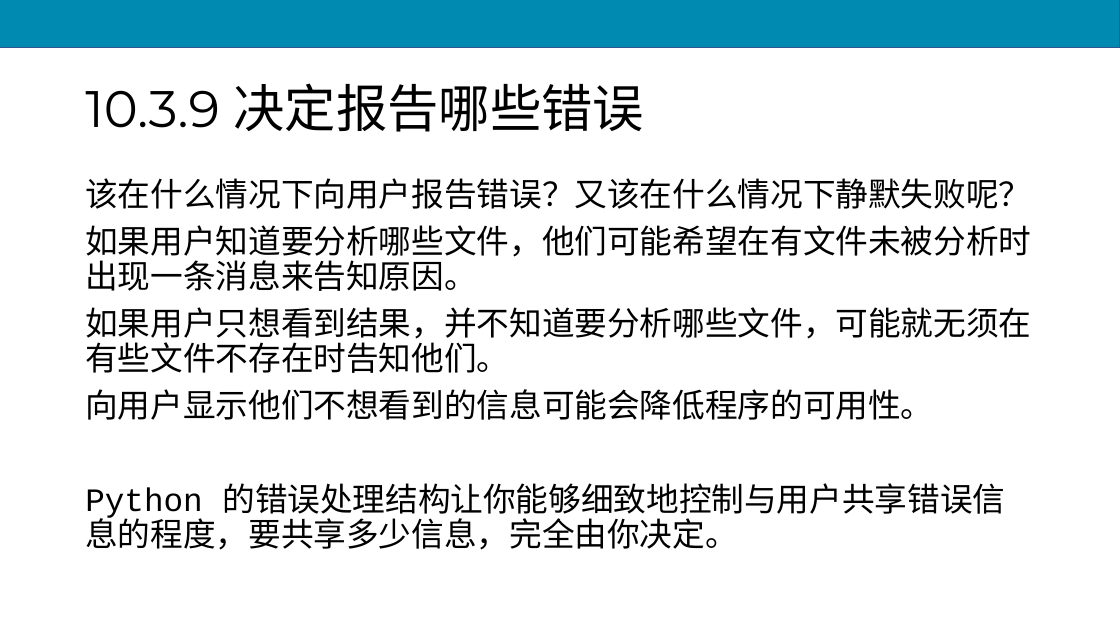
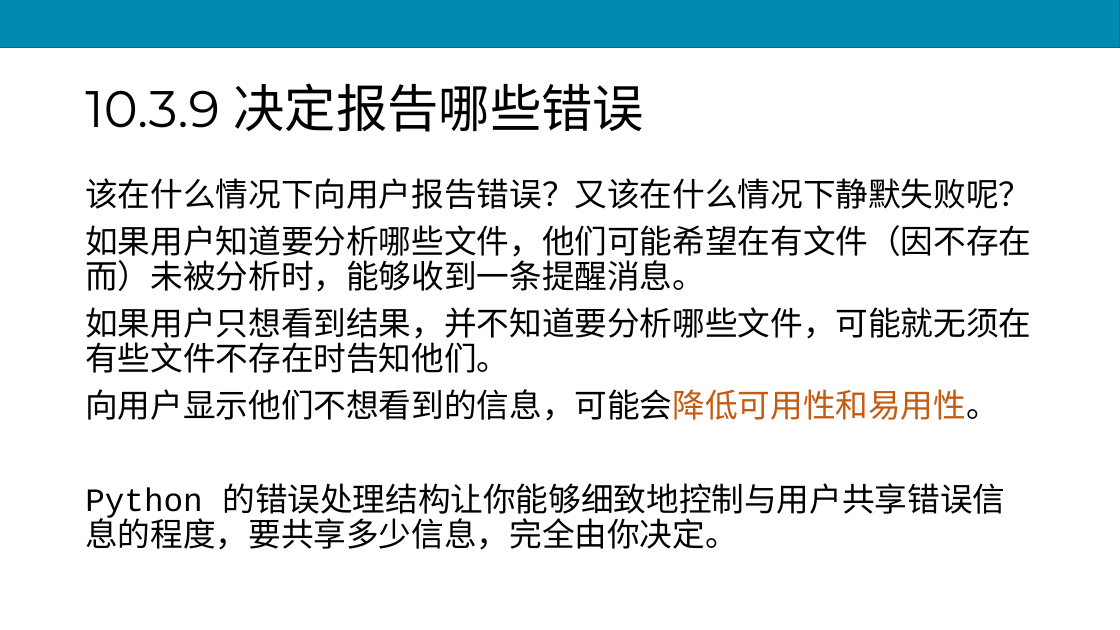
Before and after one commit to scruel/pcc_3e_slides, a slide deck: slide 93 of PPT/python10.pptx. Drawn at 1120x630 pixels with LibreOffice and Linux fonts; fonts in the diff are those of the drawing. Boxes give left, top, right and bottom in pixels: in the first picture for what was removed or moved away, otherwise in the second. Text is boxed around its words. In the diff, an @@ line names an element or a change of style, - is before the commit and + after.

```diff
--- a/PPT/python10.pptx
+++ b/PPT/python10.pptx
@@ text at (85, 225, 1031, 292): text changed @@
-如果用户知道要分析哪些文件，他们可能希望在有文件未被分析时出现一条消息来告知原因。
+如果用户知道要分析哪些文件，他们可能希望在有文件（因不存在而）未被分析时，能够收到一条提醒消息。
@@ text at (85, 389, 998, 421): text changed @@
-向用户显示他们不想看到的信息可能会降低程序的可用性。
+向用户显示他们不想看到的信息，可能会降低可用性和易用性。
```
Also in this commit, not shown: 5 other slides changed, 7 other files.
